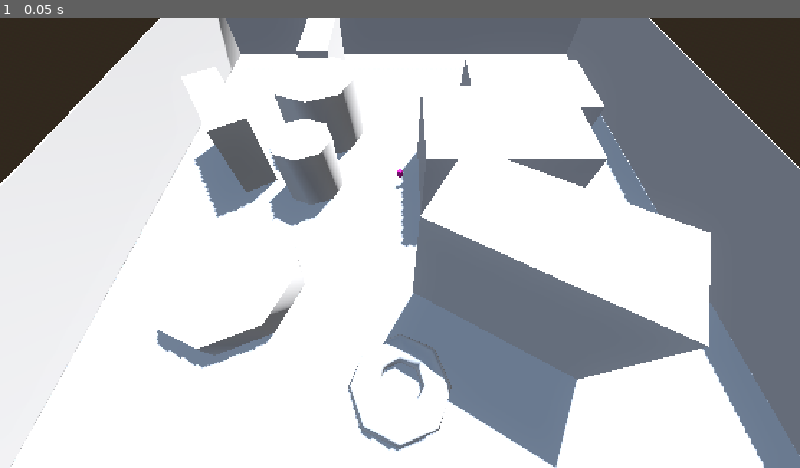
Above: before the commit, frame 1.
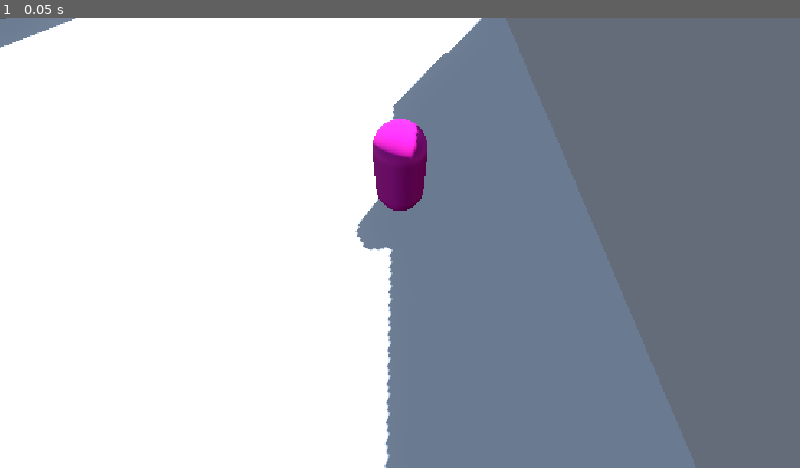
Above: after the commit, the same moment.

Repository: albani21/vfmmap-porject-
Game: Godot game, scene res://Scenes/world.tscn
The game is run twice, just before and just after one commit, with the same random seed, the same clock (stepped at 60 frames per second) and the same inputs.
Inputs:
- Up to frame 1 (0.05 s): no input

The runs differ from the first frame. In frame 1, 37% of the frame differs, in the area x 0-100%, y 0-100%.

Commit message:
new implementations still not moving

Diff:
--- a/Scenes/world.gd
+++ b/Scenes/world.gd
@@ -5,45 +5,42 @@
 var field: VFNField
 
 
-func _ready():
+func _ready() -> void:
 	await get_tree().process_frame
 
-	# Your 120x120 Blender heightmap
-	var image:Image = preload("uid://c51attf15oegq").get_image()
+	var image: Image = preload("res://heightMap/protoMapHeightMap.png").get_image()
 
-
-	# Build the VFN grid from it
 	vfn_map.field_scale = 0.7601
 	vfn_map.height_scale = 22.06
 	vfn_map.position = Vector3(-43.25, 0.0, -44.33)
 
 	vfn_map.create_from_image(image)
 
-	# Create the vector field
 	field = vfn_map.create_field()
 
-	# Target position on your map
+	# Target
 	var target_position := Vector3(0, 5, 0)
-
 	field.add_target_from_world(target_position)
 
-	# Make steep terrain impossible to climb
+	# Terrain climbing
 	field.climb_factor = 4.0
 	field.climb_cutoff = 0.25
 
 	field.drop_factor = 4.0
 	field.drop_cutoff = 0.25
 
+	print("Starting VFN calculation...")
+
 	field.calculate_threaded(_field_finished)
 
 
-func _field_finished(success: bool, _field: VFNField):
+func _field_finished(success: bool) -> void:
 	if not success:
 		print("VFN calculation failed")
 		return
 
 	print("VFN ready!")
 
-	# Give the field to all units
 	for unit in get_tree().get_nodes_in_group("units"):
 		unit.field = field
+		print("Field assigned to: ", unit.name)
--- a/Scenes/world.tscn
+++ b/Scenes/world.tscn
@@ -2,7 +2,6 @@
 
 [ext_resource type="Script" uid="uid://qmqvxrsnvvvf" path="res://Scenes/world.gd" id="1_5a7ea"]
 [ext_resource type="Script" uid="uid://cp4m4k134w5rs" path="res://addons/VectorFieldNavigation/classes/VFNMap.gd" id="2_8j60k"]
-[ext_resource type="Texture2D" uid="uid://c51attf15oegq" path="res://heightMap/protoMapHeightMap.png" id="3_fo5ed"]
 [ext_resource type="PackedScene" uid="uid://nlgqiy4h8hul" path="res://3dmapModel/protomap.gltf" id="4_8j60k"]
 [ext_resource type="PackedScene" uid="uid://bju2jqmppdttm" path="res://Scenes/unit.tscn" id="5_fo5ed"]
 
@@ -32,13 +31,12 @@
 script = ExtResource("2_8j60k")
 field_scale = 0.76
 height_scale = 22.06
-heightmap = ExtResource("3_fo5ed")
 metadata/_custom_type_script = "uid://cp4m4k134w5rs"
 
 [node name="Node3D" parent="." unique_id=1267954371 instance=ExtResource("4_8j60k")]
 
 [node name="Camera3D" type="Camera3D" parent="." unique_id=2037327155]
-transform = Transform3D(1, 0, 0, 0, 0.52568704, 0.850678, 0, -0.850678, 0.52568704, 0, 47.686142, 44.140995)
+transform = Transform3D(1, 0, 0, 0, 0.5256871, 0.8506781, 0, -0.8506781, 0.5256871, 0, 5.6588173, 4.324276)
 
 [node name="Unit" parent="." unique_id=1279977071 instance=ExtResource("5_fo5ed")]
-transform = Transform3D(1, 0, 0, 0, 1, 0, 0, 0, 1, 0, 3.5532427, 0)
+transform = Transform3D(1, 0, 0, 0, 1, 0, 0, 0, 1, 0, 1.5532426, 0.1)
